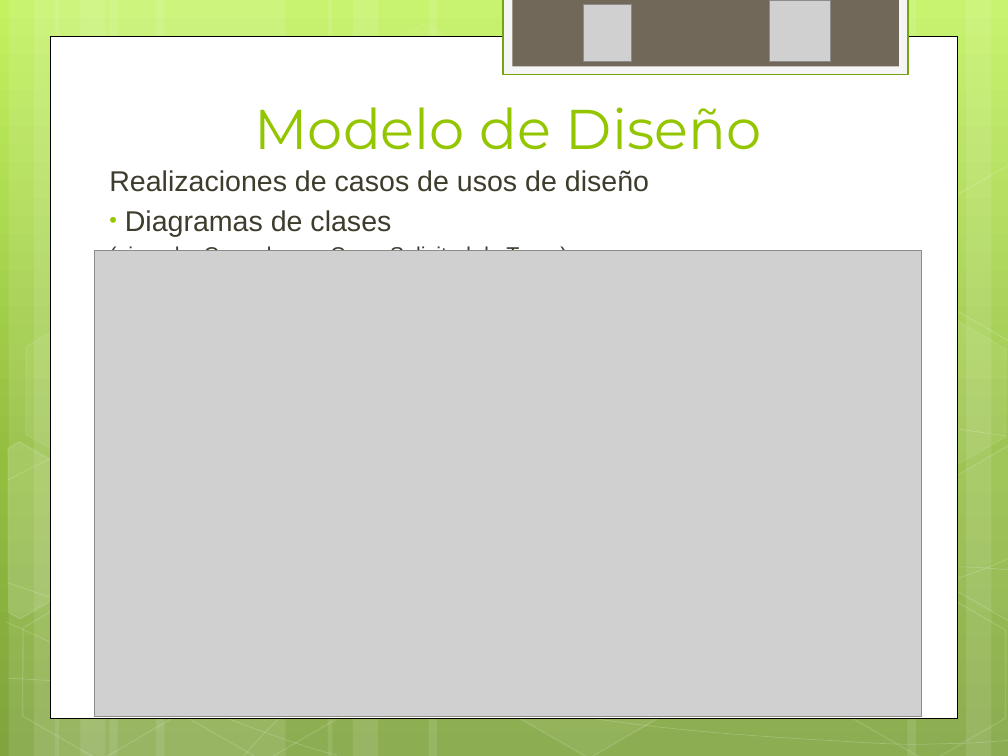
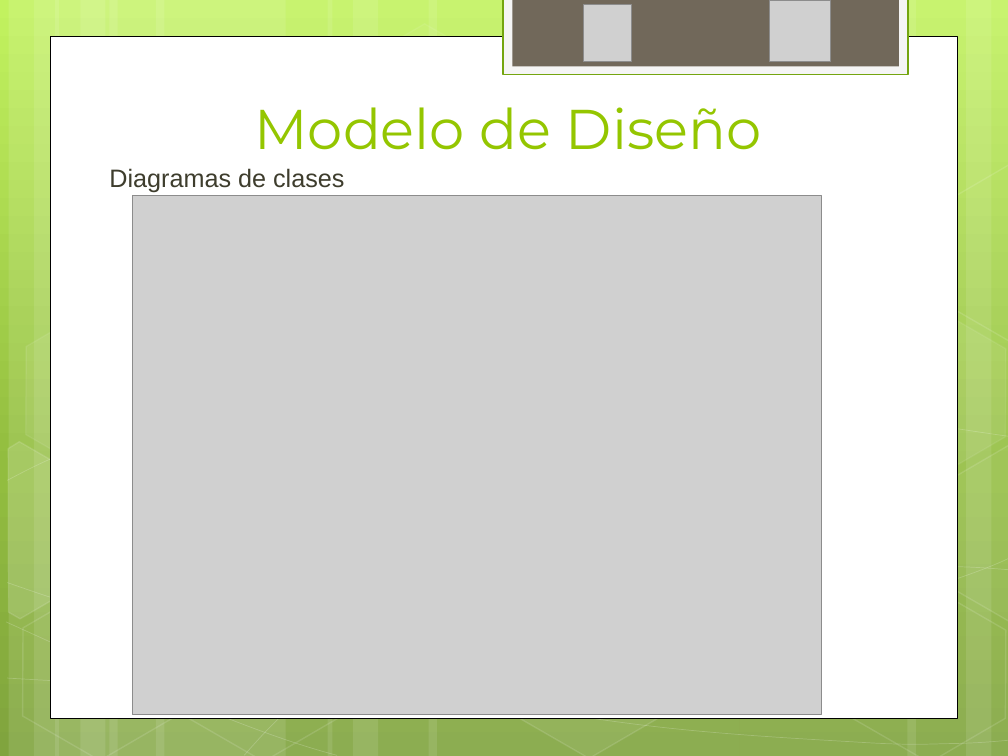
Before and after one commit to ptissera/habilitacion-profesional-2012-4k4, a slide deck: slide 16 of Documentacion/Proyecto/Presentacion Final/Exposicion Final.pptx. Drawn at 1008x756 pixels with LibreOffice and Linux fonts; fonts in the diff are those of the drawing; grey boxes stand for pictures. Boxes give left, top, right and bottom in pixels: in the first picture for what was removed or moved away, otherwise in the second. Text is boxed around its words. In the diff, an @@ line names an element or a change of style, - is before the commit and + after.

```diff
--- a/Documentacion/Proyecto/Presentacion Final/Exposicion Final.pptx
+++ b/Documentacion/Proyecto/Presentacion Final/Exposicion Final.pptx
@@ text "Diagramas de clases" at (109,168,344,193): size 20.4 to 18 pt; bullet • to none @@
@@ text at (109,170,649,192): paragraph removed @@
-Realizaciones de casos de usos de diseño
@@ picture: place and size @@
-picture at (95,250,921,717)
+picture at (132,196,822,715)
@@ text at (109,245,567,251): paragraph removed @@
-(ejemplo: Caso de uso Crear Solicitud de Tarea)
```
Also in this commit, not shown: 6 other slides changed, 1 slide added.
